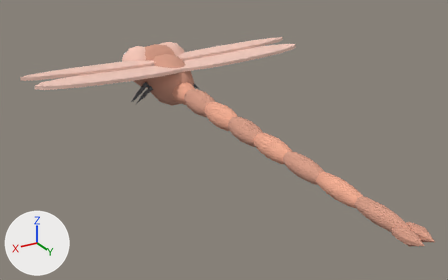
Renders of the glTF model web-forest/public/model/species/neurothemis-ramburii.glb from each side of a commit.
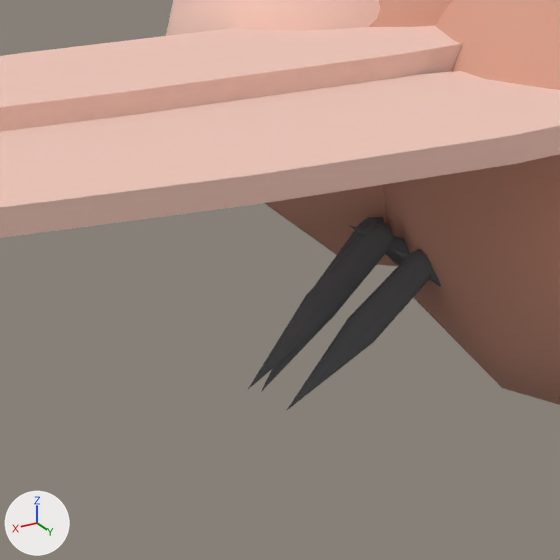
The first picture shows the older version from a camera (50 mm lens) standing at (0.843, 1.65, 1.034) and looking at (0.06, 0.345, 0.381). The close-ups show the older and then the newer version on the part from 23% to 37% of the width and 21% to 43% of the height of that picture. Only the edits that show in the close-ups are written down. The lights are fixed; the arrows at lower left show +X, +Y and +Z. Where no turn or scale is listed for an object, it has been applied to the vertices.

Objects in the first close-up: 'eye-l', 'head', 'leg0-l0', 'leg1-l0', 'leg2-l0', 'thorax', 'wing0-l', 'wing1-l'.
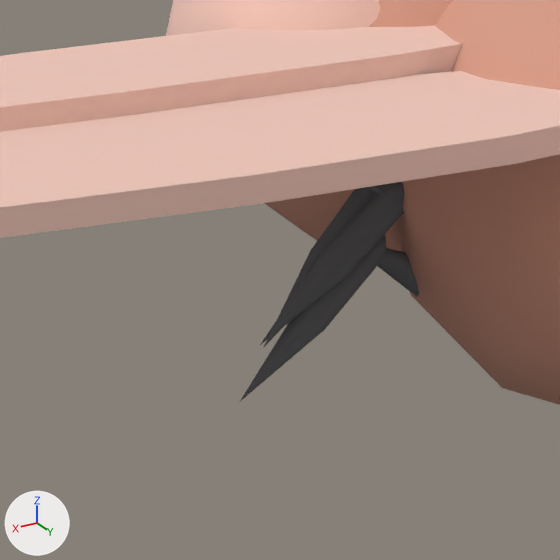
Location of each change, (x1, y1, x2, y2) in pixels of the close-ups (560 x 560 px):
'leg2-l0', moved: before (286, 248, 441, 411); after (260, 182, 404, 345)
'leg1-l0', moved: before (248, 224, 409, 389); after (240, 235, 419, 401)
'leg0-l0', moved (mostly hidden): before (261, 217, 399, 392); after (263, 184, 389, 348)

Diff of the bpy script that builds the scene:
```diff
--- a/web-forest/public/model/species/neurothemis-ramburii.glb.py
+++ b/web-forest/public/model/species/neurothemis-ramburii.glb.py
@@ ob_leg0_l0 @@
 ob_leg0_l0.parent = ob_thorax
-ob_leg0_l0.location = (0.0202, -0.0809, -0.0472)
+ob_leg0_l0.location = (0.0225, -0.0704, -0.0262)
 ob_leg0_l0.rotation_euler = (-0.55, 1.0, 0.0)  # degrees (-32, 57, 0)
@@ ob_leg1_l0 @@
 ob_leg1_l0.parent = ob_thorax
-ob_leg1_l0.location = (0.0202, -0.027, -0.0472)
+ob_leg1_l0.location = (0.0225, -0.0299, -0.0524)
 ob_leg1_l0.rotation_euler = (0.0, 1.0, 0.0)  # degrees (0, 57, 0)
@@ ob_leg2_l0 @@
 ob_leg2_l0.parent = ob_thorax
-ob_leg2_l0.location = (0.0202, 0.027, -0.0472)
+ob_leg2_l0.location = (0.0225, 0.0105, -0.0262)
 ob_leg2_l0.rotation_euler = (0.55, 1.0, 0.0)  # degrees (32, 57, 0)
```
